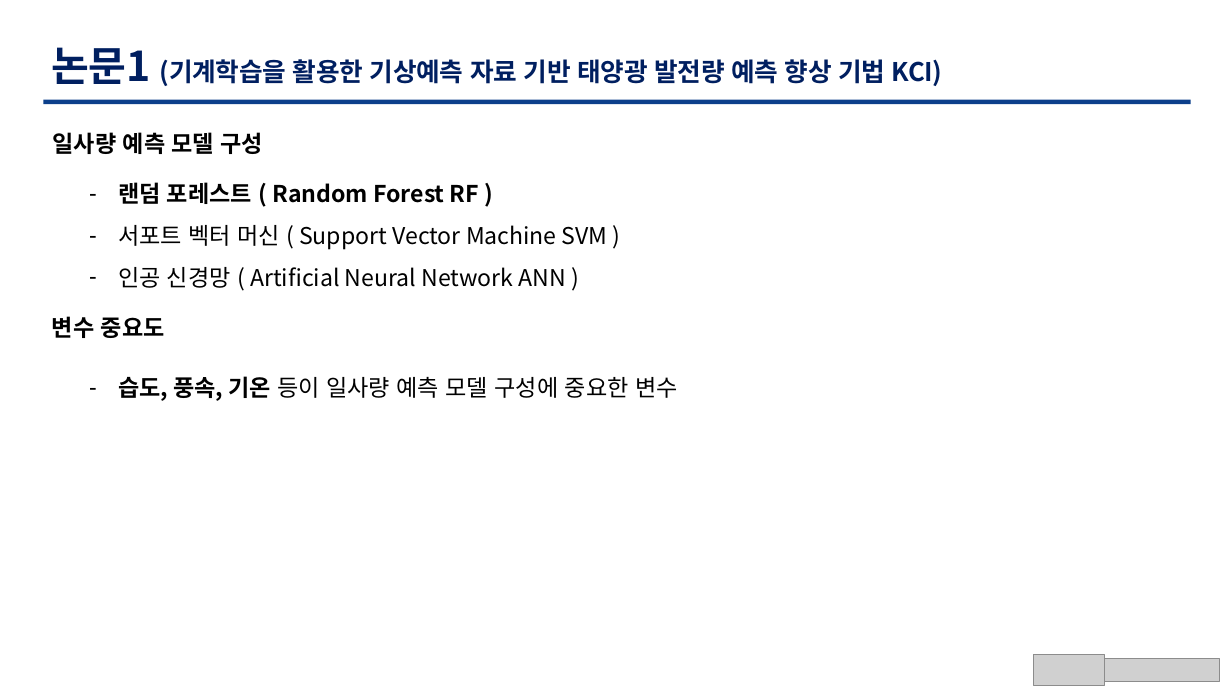
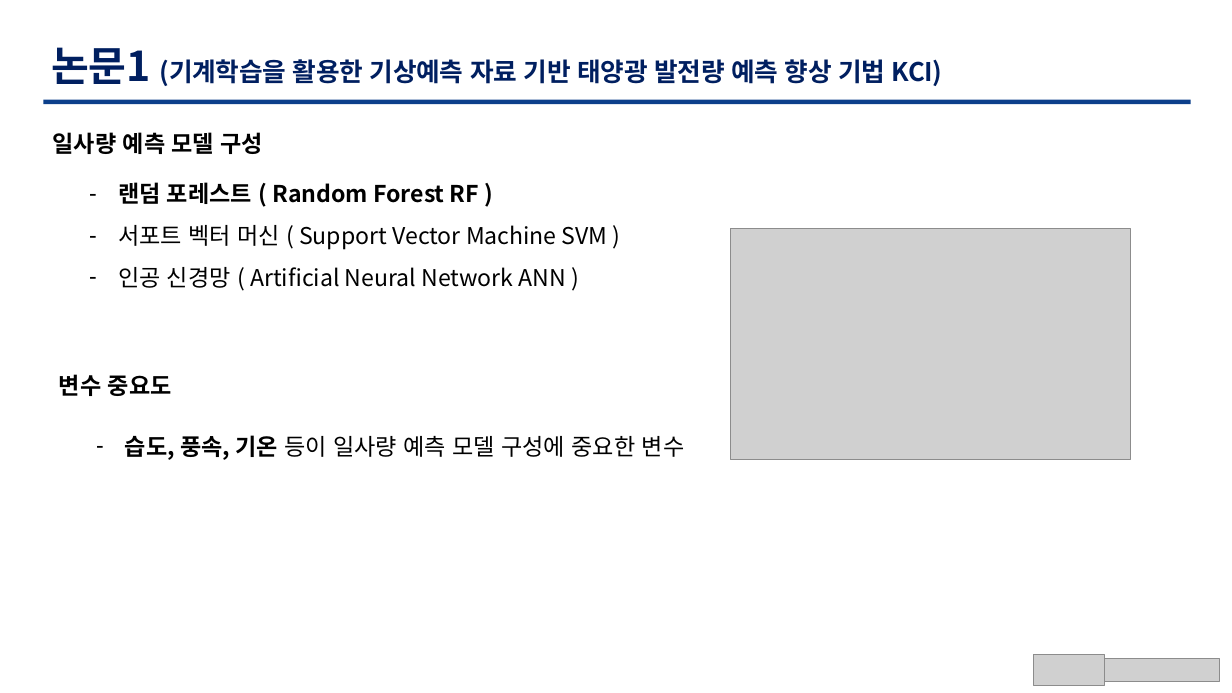
Before and after one commit to TaegyuHan/Solar_radiation_prediction_model, a slide deck: slide 8 of KICS_PT/[KICS] 동향 poster.pptx. Drawn at 1232x693 pixels with LibreOffice and Linux fonts; fonts in the diff are those of the drawing; grey boxes stand for pictures. Boxes give left, top, right and bottom in pixels: in the first picture for what was removed or moved away, otherwise in the second. Text is boxed around its words. In the diff, an @@ line names an element or a change of style, - is before the commit and + after.

```diff
--- a/KICS_PT/[KICS] 동향 poster.pptx
+++ b/KICS_PT/[KICS] 동향 poster.pptx
@@ picture added at [731, 228, 1131, 459] @@
@@ text "변수 중요도": place and size @@
-text "변수 중요도" at [52, 316, 165, 338]
+text "변수 중요도" at [59, 374, 172, 396]
@@ text "습도, 풍속, 기온 등이 일사량 ...": place and size @@
-text "습도, 풍속, 기온 등이 일사량 ..." at [118, 376, 678, 401]
+text "습도, 풍속, 기온 등이 일사량 ..." at [125, 435, 685, 460]
```
Also in this commit, not shown: 6 other slides changed, 3 slides added, 5 other files.
